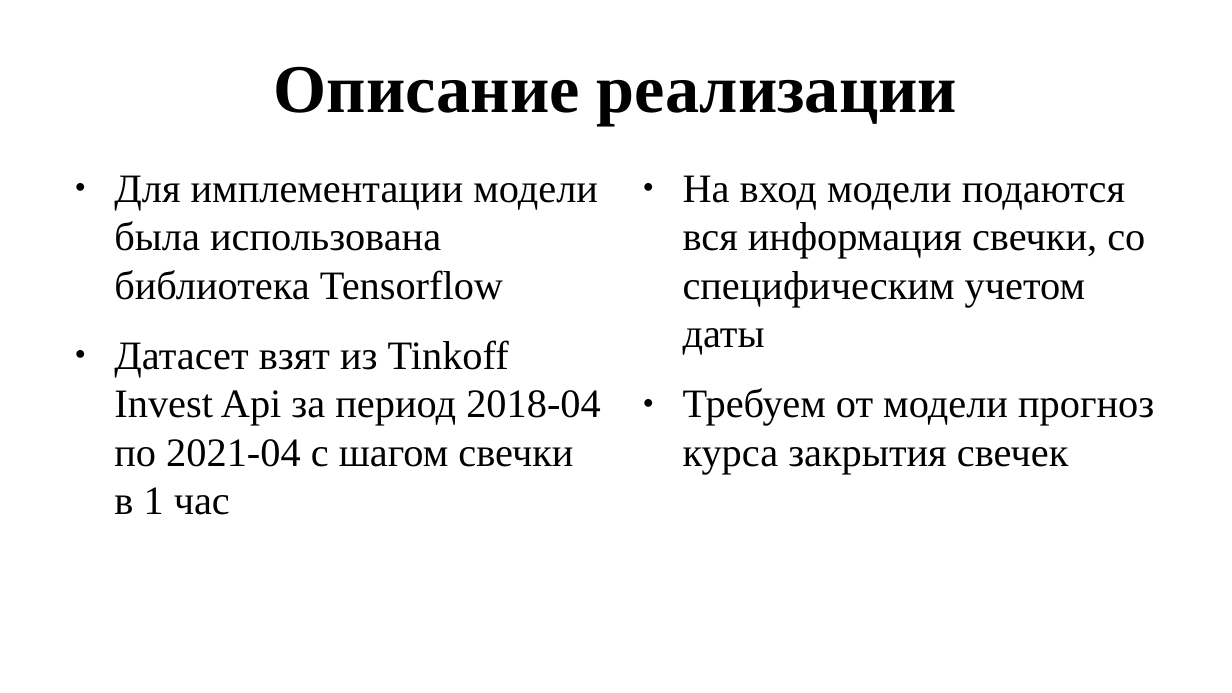
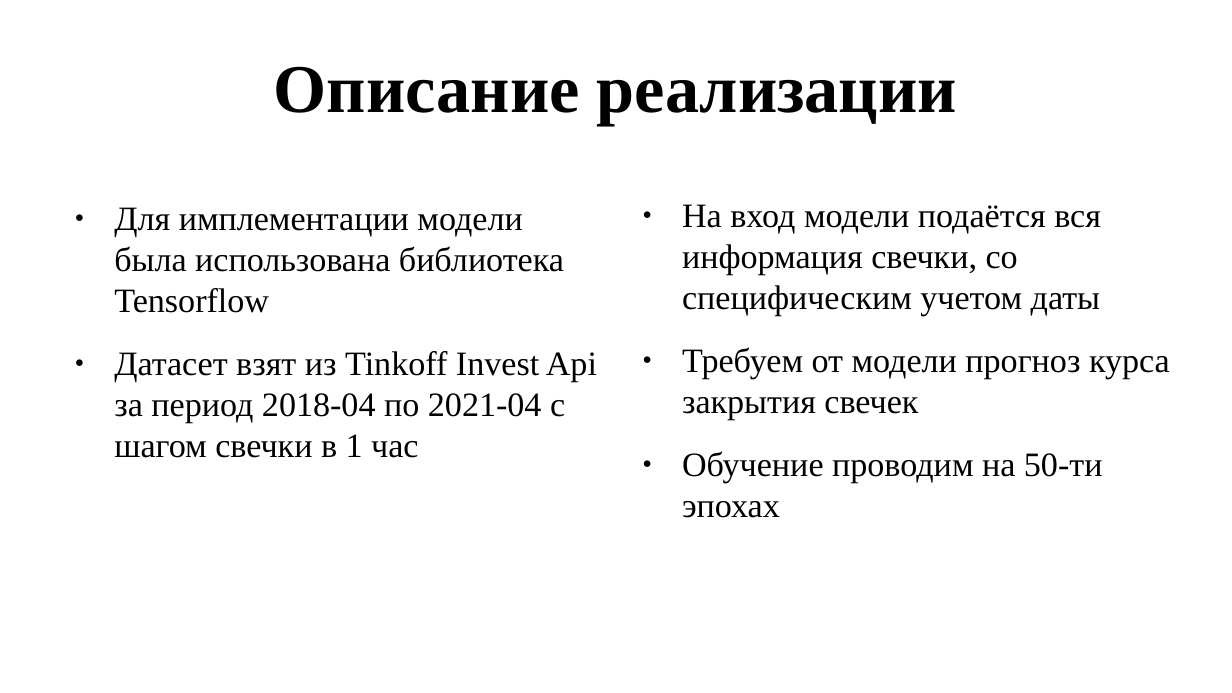
Before and after one commit to NOTfedos/neurorep, a slide deck: slide 3 of presa.pptx. Drawn at 1232x693 pixels with LibreOffice and Linux fonts; fonts in the diff are those of the drawing. Boxes give left, top, right and bottom in pixels: in the first picture for what was removed or moved away, otherwise in the second. Text is boxed around its words. In the diff, an @@ line names an element or a change of style, - is before the commit and + after.

```diff
--- a/presa.pptx
+++ b/presa.pptx
@@ text "Для имплементации модели была использована ...": place and size @@
-text "Для имплементации модели была использована ..." at (114, 175, 601, 515)
+text "Для имплементации модели была использована ..." at (114, 207, 597, 458)
@@ text "Для имплементации модели была использована ..." at (114, 207, 597, 458): size 26 to 22 pt @@
@@ text "На вход модели подаётся вся ...": place and size @@
-text "На вход модели подаётся вся ..." at (683, 175, 1154, 474)
+text "На вход модели подаётся вся ..." at (682, 204, 1170, 518)
@@ text at (682, 204, 1101, 316): text changed; size 26 to 22 pt @@
-● На вход модели подаются вся информация свечки, со специфическим учетом даты
+● На вход модели подаётся вся информация свечки, со специфическим учетом даты
@@ text at (682, 347, 1170, 420): size 26 to 22 pt in "Требуем от модели прогноз курса закрытия свечек" @@
@@ text at (682, 451, 1103, 518): paragraph added @@
+● Обучение проводим на 50-ти эпохах
```
Also in this commit, not shown: 9 slides added, 1 slide removed, 35 other files.
